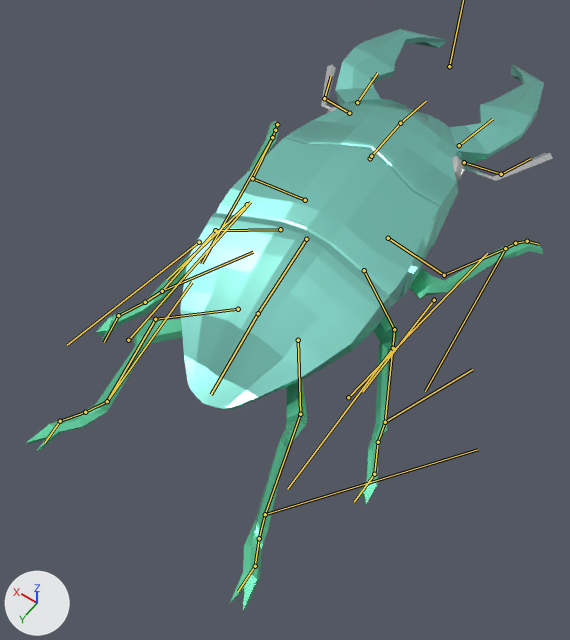
The glTF model public/beetle.glb: old version first, new version second.
One viewpoint serves both versions: a camera (50 mm lens) standing at (-9.7, 18.1, 23.6) and looking at (0.1, 4.3, 1.9). Arrows for +X, +Y and +Z are at lower left; the lights stay in place. Both versions are drawn at frame 186 of the action 'idleanimations'; the numbers are the values there. The bones that bend it are drawn over the model as lines.
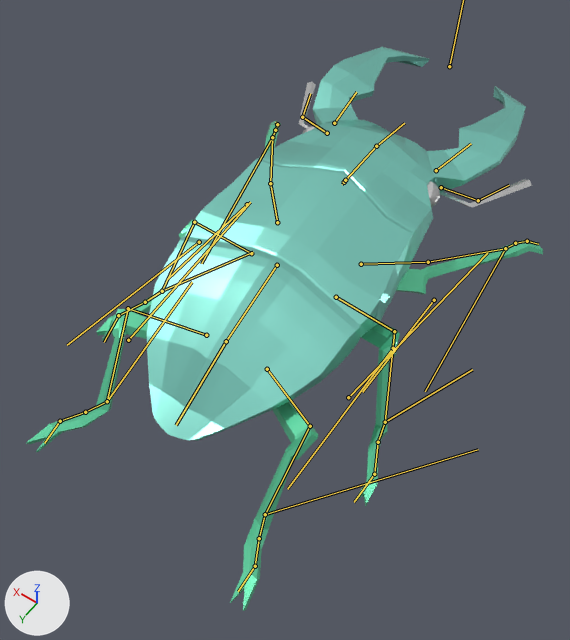
What differs and where, as boxes (x1, y1, x2, y2) in the pictures (570 x 640 px):
'Cube', posed: before (26, 29, 553, 611); after (26, 47, 543, 611)
bone 'root', root to tip: before (370, 158) to (368, 160); after (344, 182) to (342, 184)
bone 'arm3up.L', root to tip: before (238, 309) to (155, 319); after (206, 335) to (128, 308)
bone 'arm3mid.L', root to tip: before (155, 319) to (107, 401); after (128, 308) to (107, 401)
bone 'arm3up.R', root to tip: before (298, 340) to (300, 414); after (267, 369) to (310, 426)
bone 'arm3mid.R', root to tip: before (300, 414) to (265, 514); after (310, 426) to (265, 514)
bone 'arm1up.L', root to tip: before (305, 200) to (252, 178); after (277, 222) to (270, 183)
bone 'arm1up.L.001', root to tip: before (252, 178) to (272, 137); after (270, 183) to (272, 137)
bone 'arm2up.L', root to tip: before (280, 229) to (215, 230); after (251, 253) to (194, 222)
bone 'arm2mid.L', root to tip: before (215, 230) to (162, 291); after (194, 222) to (162, 291)
bone 'root.006', root to tip: before (371, 156) to (400, 123); after (345, 180) to (376, 146)
bone 'arm1up.R', root to tip: before (388, 238) to (444, 275); after (361, 264) to (428, 262)
bone 'arm1up.R.001', root to tip: before (444, 275) to (505, 248); after (428, 262) to (505, 248)
bone 'arm2up.R', root to tip: before (364, 270) to (394, 329); after (336, 297) to (394, 331)
bone 'arm2mid.R', root to tip: before (394, 329) to (385, 422); after (394, 331) to (385, 422)

The edits, one by one:
Bone 'root' (bone_root) moves from (0.15, 0.29, 2.68) to (0.26, 1.73, 2.53).
Bone 'root' (bone_root) turns from (-12, 0, 1) to (-11, 0, 1) degrees about its own x, y and z.
Bone 'arm3up.L' (bone_arm3up_l) turns from (16, -16, 21) to (17, -8, -5) degrees about its own x, y and z.
Bone 'arm3mid.L' (bone_arm3mid_l) turns from (1, 0, -23) to (-1, 0, 18) degrees about its own x, y and z.
Bone 'arm3mid2.L' (bone_arm3mid2_l) turns from (-2, 30, -10) to (14, 18, -14) degrees about its own x, y and z.
Bone 'arm3up.R' (bone_arm3up_r) turns from (16, 28, -30) to (20, 15, -2) degrees about its own x, y and z.
Bone 'arm3mid.R' (bone_arm3mid_r) turns from (1, 0, 32) to (0, 0, -9) degrees about its own x, y and z.
Bone 'arm3mid2.R' (bone_arm3mid2_r) turns from (-8, -43, 17) to (13, -28, 12) degrees about its own x, y and z.
Bone 'arm1up.L' (bone_arm1up_l) turns from (-12, -8, 16) to (-17, -29, -27) degrees about its own x, y and z.
Bone 'arm1up.L.001' (bone_arm1up_l_001) turns from (-16, 0, 0) to (46, 0, 0) degrees about its own x, y and z.
Bone 'arm1up.L.002' (bone_arm1up_l_002) turns from (-15, 24, -9) to (-20, 24, -26) degrees about its own x, y and z.
Bone 'arm2up.L' (bone_arm2up_l) turns from (-10, 2, 12) to (3, -5, -13) degrees about its own x, y and z.
Bone 'arm2mid.L' (bone_arm2mid_l) turns from (7, 1, -19) to (-12, 2, 16) degrees about its own x, y and z.
Bone 'arm2mid2.L' (bone_arm2mid2_l) turns from (11, 5, 2) to (28, -3, 0) degrees about its own x, y and z.
Bone 'root.006' (bone_root_006) turns from (0, 0, 1) to (-1, 0, 2) degrees about its own x, y and z.
Bone 'arm1up.R' (bone_arm1up_r) turns from (-10, 5, -23) to (-15, 20, 23) degrees about its own x, y and z.
Bone 'arm1up.R.001' (bone_arm1up_r_001) turns from (-23, 0, 0) to (43, 0, 0) degrees about its own x, y and z.
Bone 'arm1up.R.002' (bone_arm1up_r_002) turns from (-13, -23, 7) to (-17, -17, 24) degrees about its own x, y and z.
Bone 'arm2up.R' (bone_arm2up_r) turns from (-14, -3, -18) to (0, 5, 9) degrees about its own x, y and z.
Bone 'arm2mid.R' (bone_arm2mid_r) turns from (10, -3, 29) to (-7, 0, -4) degrees about its own x, y and z.
Bone 'arm2mid2.R' (bone_arm2mid2_r) turns from (10, -7, -7) to (24, 1, -8) degrees about its own x, y and z.
